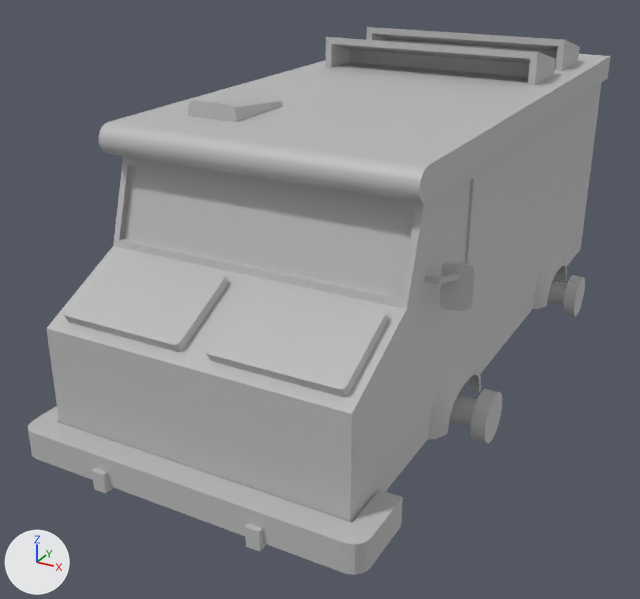
The FBX model quantum_unity/Assets/Models/Stages/Alleyway/Vehicle.fbx, before and after one commit.
Both versions are drawn from a camera (50 mm lens) standing at (3.78, -8.08, 2.85) and looking at (-0.33, -0.61, -0.88). The lights are fixed; the arrows at lower left show +X, +Y and +Z. Where no turn or scale is listed for an object, it has been applied to the vertices.
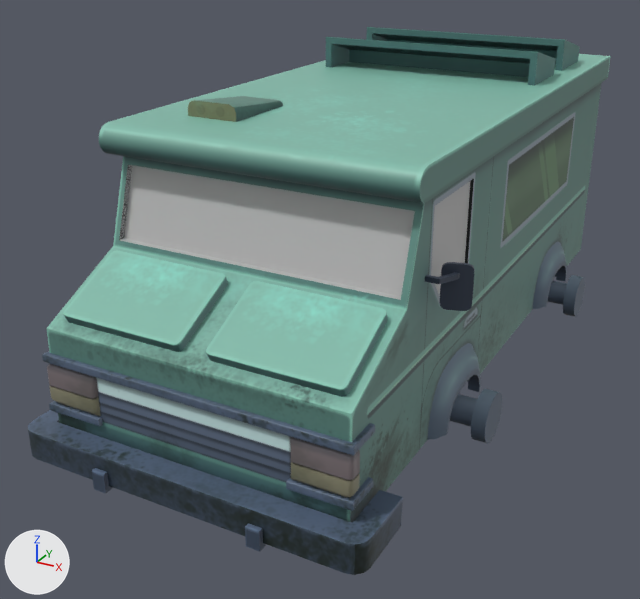
Location of each change, (x1, y1, x2, y2) in pixels of the pictures (640 x 599 px):
'polySurface3', surface changed (grey to green): (46, 83, 602, 523) in both
'pCube146', surface changed (grey to green): (99, 54, 611, 203) in both
'Van_pCube155', surface changed (grey to blue): (28, 406, 403, 575) in both
'pCube162', surface changed (grey to green): (206, 281, 388, 397) in both
'pCube151', surface changed (grey to green): (63, 250, 228, 352) in both
'pCube147', surface changed (grey to cyan): (326, 37, 556, 86) in both
'polySurface7', added: after (47, 364, 360, 497)
'polySurface4', added (blue): after (42, 351, 375, 456)
'pCube163', surface changed (grey to cyan): (366, 27, 580, 71) in both
'pCylinder44', surface changed (grey to blue): (427, 343, 481, 440) in both
'pCube150', surface changed: (188, 96, 283, 122) in both
'pCube168', surface changed (grey to black): (425, 262, 475, 311) in both
'polySurface6', added (blue): after (49, 401, 374, 511)
'pCylinder45', surface changed (grey to blue): (471, 389, 502, 444) in both
'pCylinder43', surface changed (grey to blue): (533, 242, 567, 309) in both
'pCylinder48', surface changed: (563, 275, 585, 317) in both
'pCylinder33', surface changed (grey to blue): (450, 394, 477, 426) in both
'pCube160', surface changed: (119, 165, 474, 263) in both
'pCylinder46', surface changed (grey to blue): (547, 281, 567, 305) in both

Diff of the bpy script that builds the scene:
```diff
--- a/quantum_unity/Assets/Models/Stages/Alleyway/Vehicle.fbx.py
+++ b/quantum_unity/Assets/Models/Stages/Alleyway/Vehicle.fbx.py
@@ img_vehicle_png @@
+img_vehicle_png = load_image('Vehicle.png', '../../../Textures/Vehicle.png', 2048, 2048, 'sRGB')
@@ mat_m_vehicle @@
 mat_m_vehicle = principled_material('M_Vehicle')
-mat_m_vehicle.base_color = (0.5, 0.5, 0.5)  # grey #bcbcbc
+mat_m_vehicle.texture = img_vehicle_png
@@ me_mesh_029 @@
+me_mesh_029.from_pydata(...)  # 112 vertices, 96 faces; spans x -1.45..1.45, y -3.49..-3.33, z -0.81..-0.41
+me_mesh_029.materials.append(mat_m_vehicle)  # picture img_vehicle_png
@@ me_mesh_027 @@
+me_mesh_027.from_pydata(...)  # 32 vertices, 26 faces; spans x -1.46..1.46, y -0.17..0.17, z -0.04..0.04
+me_mesh_027.materials.append(mat_m_vehicle)  # picture img_vehicle_png
@@ me_mesh_028 @@
+me_mesh_028.from_pydata(...)  # 48 vertices, 36 faces; spans x -1.46..1.46, y -0.17..0.17, z -0.04..0.04
+me_mesh_028.materials.append(mat_m_vehicle)  # picture img_vehicle_png
@@ ob_polysurface7 @@
+ob_polysurface7 = bpy.data.objects.new('polySurface7', me_mesh_029)
+ob_polysurface7.location = (0.0, 0.11, -0.23)
@@ ob_polysurface4 @@
+ob_polysurface4 = bpy.data.objects.new('polySurface4', me_mesh_027)
+ob_polysurface4.location = (0.0, -3.21, -0.6)
@@ ob_polysurface6 @@
+ob_polysurface6 = bpy.data.objects.new('polySurface6', me_mesh_028)
+ob_polysurface6.location = (0.0, -3.21, -1.07)
```
